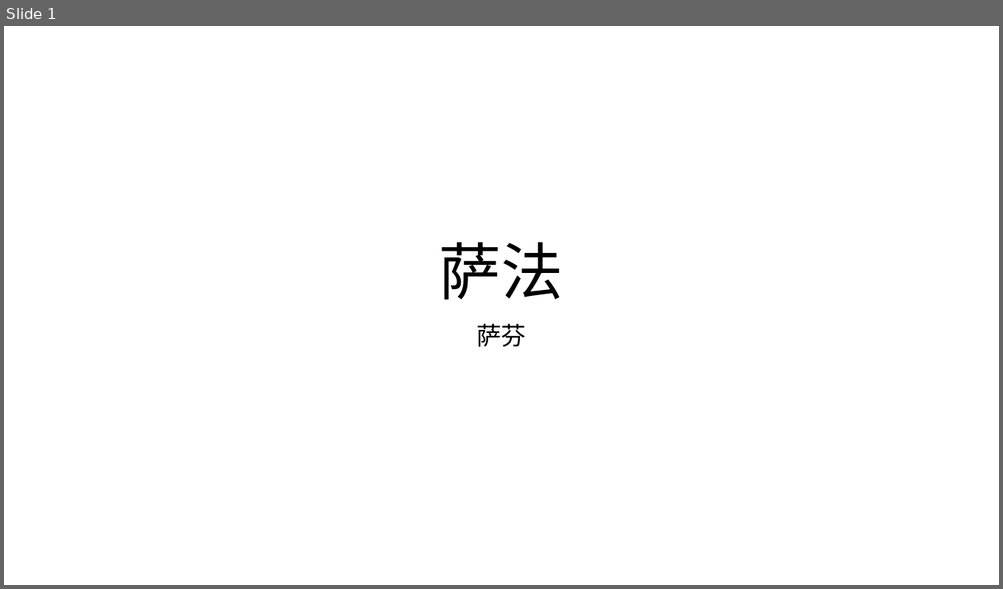
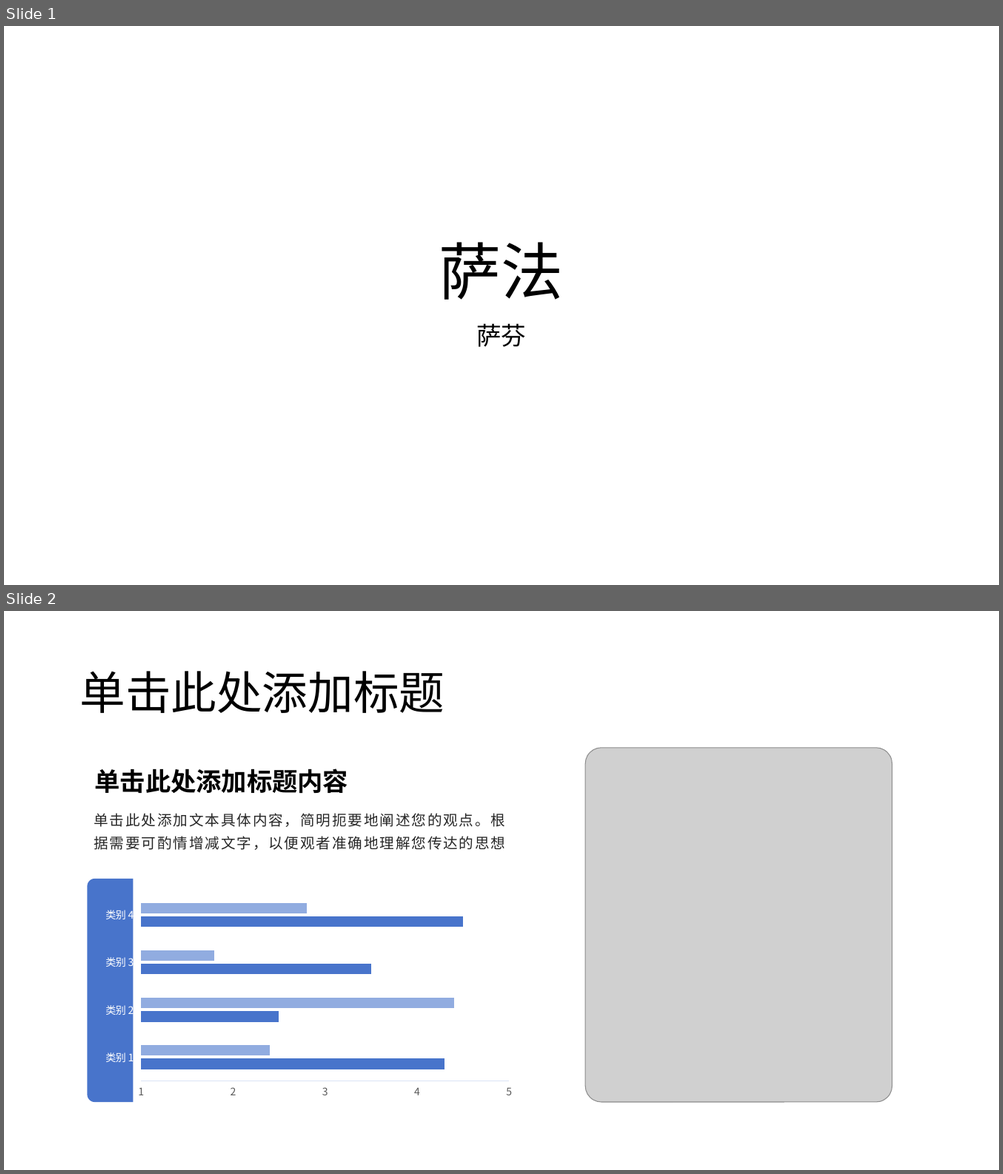
Before and after one commit to wss991/BaseApp, a slide deck: tr.pptx. Shown one above the other, each under a label of ours: slide 1 before the commit, slides 1 and 2 after it. The pictures are 1003x589 and 1003x1174 pixels, drawn with LibreOffice and Linux fonts; fonts in the diff are those of the drawing; grey boxes stand for pictures. Boxes give left, top, right and bottom in pixels: in the first picture for what was removed or moved away, otherwise in the second. Text is boxed around its words. In the diff, an @@ line names an element or a change of style, - is before the commit and + after.

```diff
--- a/tr.pptx
+++ b/tr.pptx
@@ slide 2 added at (x1=4, y1=611, x2=999, y2=1170), background #FFFFFF @@
@@ title added at (x1=79, y1=671, x2=444, y2=713), 44 pt, text #000000 @@
+单击此处添加标题
@@ picture added at (x1=585, y1=748, x2=892, y2=1102) @@
@@ text added at (x1=95, y1=769, x2=349, y2=793), 24.5 pt, text #000000, bold @@
+单击此处添加标题内容
@@ text added at (x1=94, y1=813, x2=505, y2=850), 14 pt, text #262626 @@
+单击此处添加文本具体内容，简明扼要地阐述您的观点。根据需要可酌情增减文字，以便观者准确地理解您传达的思想
@@ round same rect added at (x1=87, y1=879, x2=133, y2=1102), fill #4874CB @@
@@ bar chart added at (x1=88, y1=881, x2=516, y2=1115) @@
+categories: 类别 1, 类别 2, 类别 3, 类别 4
+Series 1: 4.3, 2.5, 3.5, 4.5
+Series 2: 2.4, 4.4, 1.8, 2.8
```
Also in this commit, not shown: 1 other slide added.
